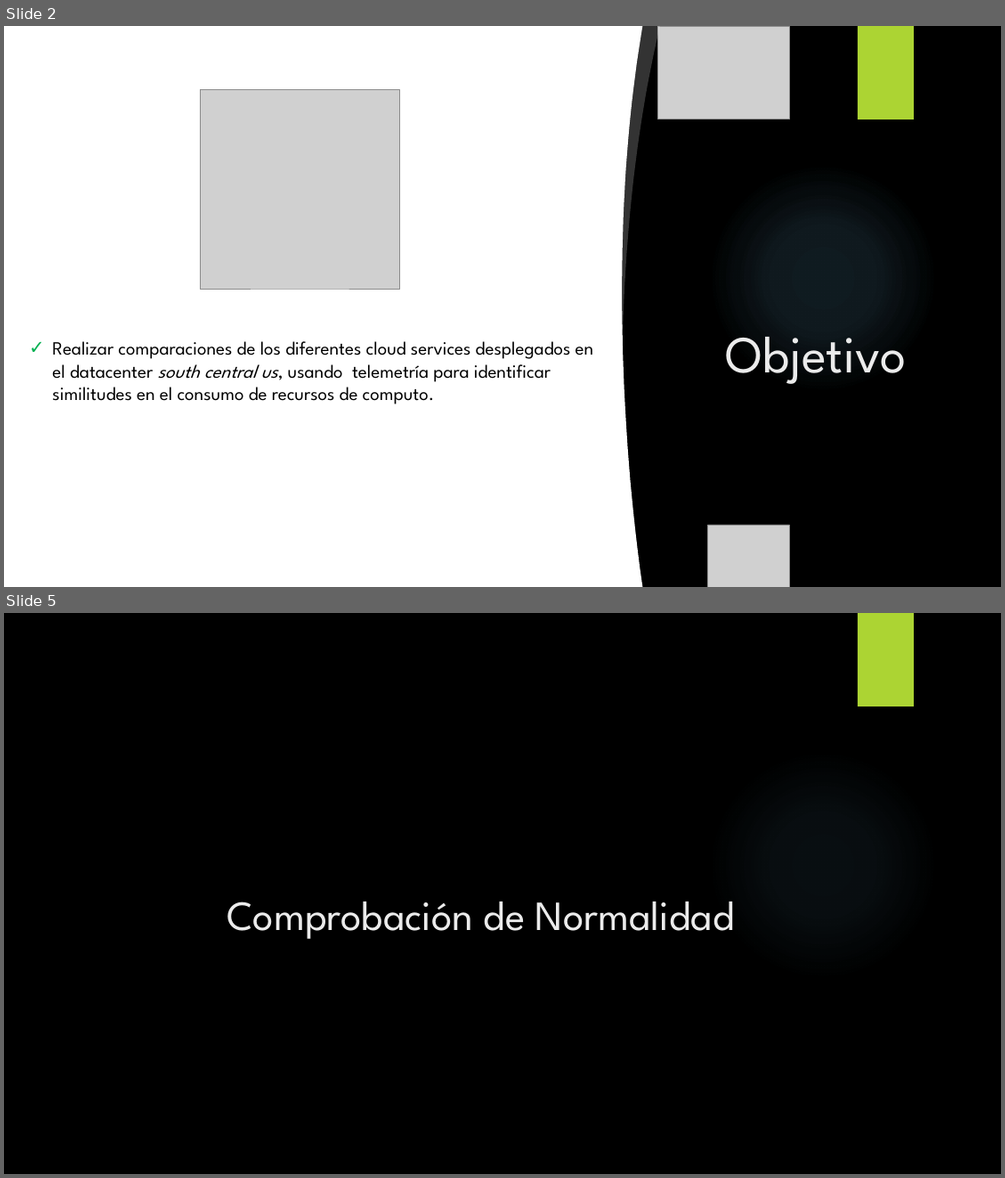
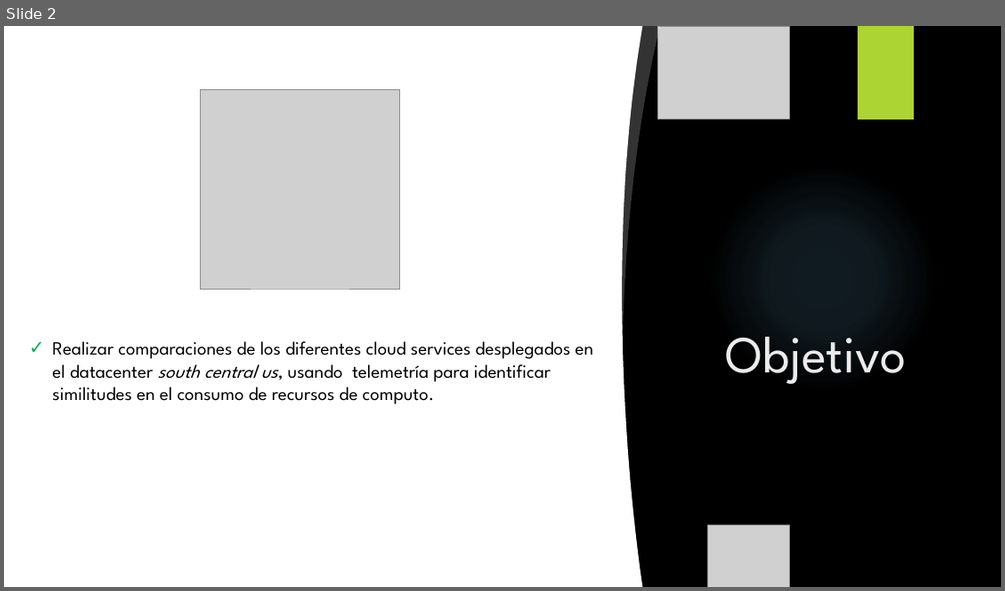
Before and after one commit to JuanLombana/MachineLearning, a slide deck: CloudLocation/CloudLocation-Presentacion.pptx. Shown one above the other, each under a label of ours: slides 2 and 5 before the commit, slide 2 after it; the slides between them are not shown. The pictures are 1005x1178 and 1005x591 pixels, drawn with LibreOffice and Linux fonts; fonts in the diff are those of the drawing; grey boxes stand for pictures; background and template pictures are left out. Boxes give left, top, right and bottom in pixels: in the first picture for what was removed or moved away, otherwise in the second. Text is boxed around its words. In the diff, an @@ line names an element or a change of style, - is before the commit and + after.

```diff
--- a/CloudLocation/CloudLocation-Presentacion.pptx
+++ b/CloudLocation/CloudLocation-Presentacion.pptx
@@ slide 5 removed at <box>4,613,1001,1174</box>, background picture (left out); not listed: 1 template element that a slide beside it also shows @@
@@ rectangle removed at <box>858,613,914,706</box> @@
@@ title removed at <box>226,901,735,939</box> @@
-Comprobación de Normalidad
```
Also in this commit, not shown: 3 slides changed, 4 slides added, 2 other slides removed, 4 other files.
